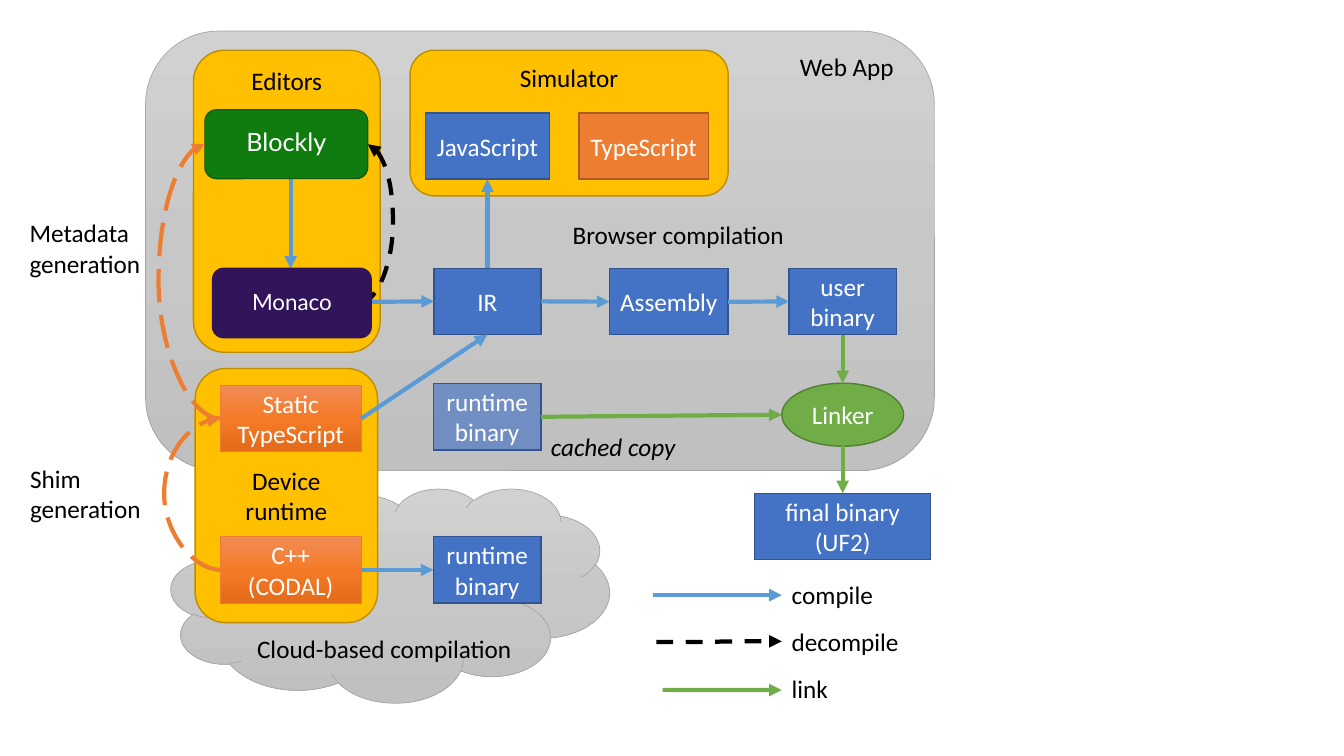
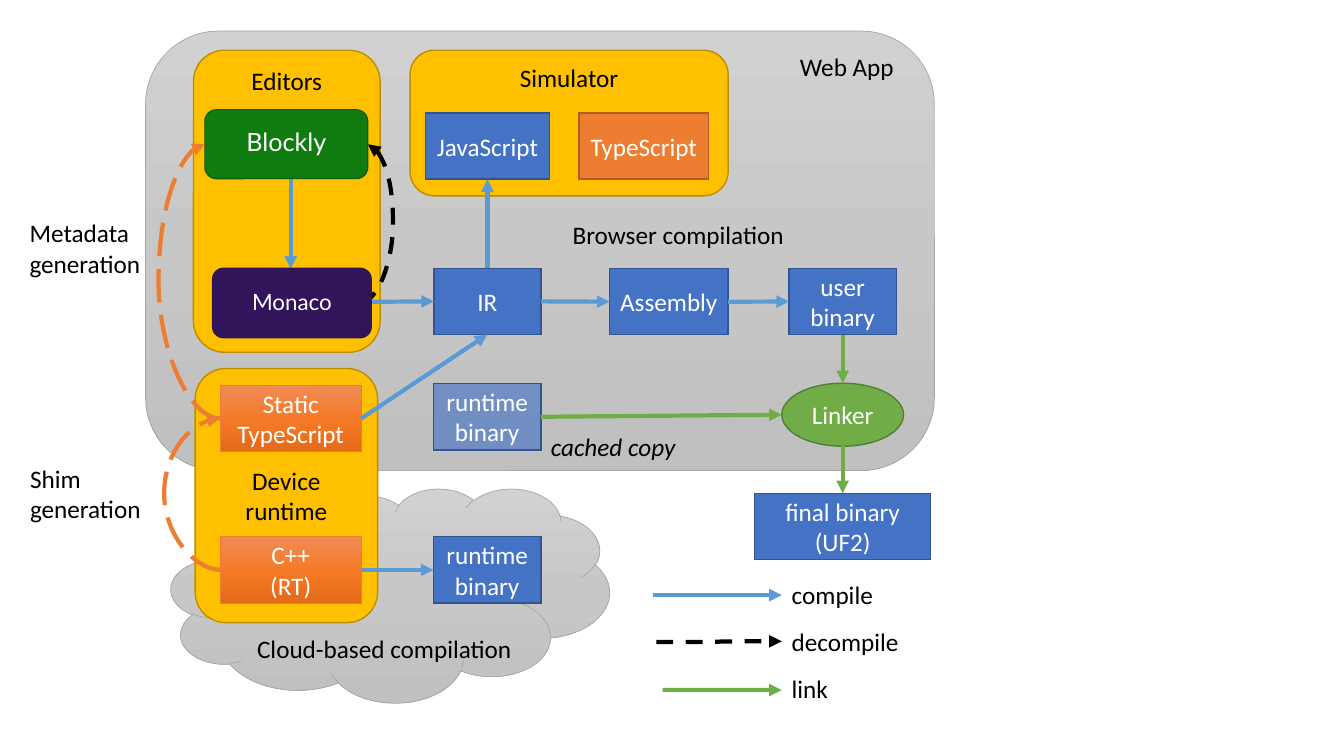
Before and after one commit to microsoft/pxt, a slide deck: slide 1 of papers/tr2017/diagrams.pptx. Drawn at 1344x756 pixels with LibreOffice and Linux fonts; fonts in the diff are those of the drawing. Boxes give left, top, right and bottom in pixels: in the first picture for what was removed or moved away, otherwise in the second. Text is boxed around its words. In the diff, an @@ line names an element or a change of style, - is before the commit and + after.

```diff
--- a/papers/tr2017/diagrams.pptx
+++ b/papers/tr2017/diagrams.pptx
@@ text in rectangle at [270,576,311,599]: text changed @@
-(CODAL)
+(RT)
```
Also in this commit, not shown: 1 slide added, 5 other files.
